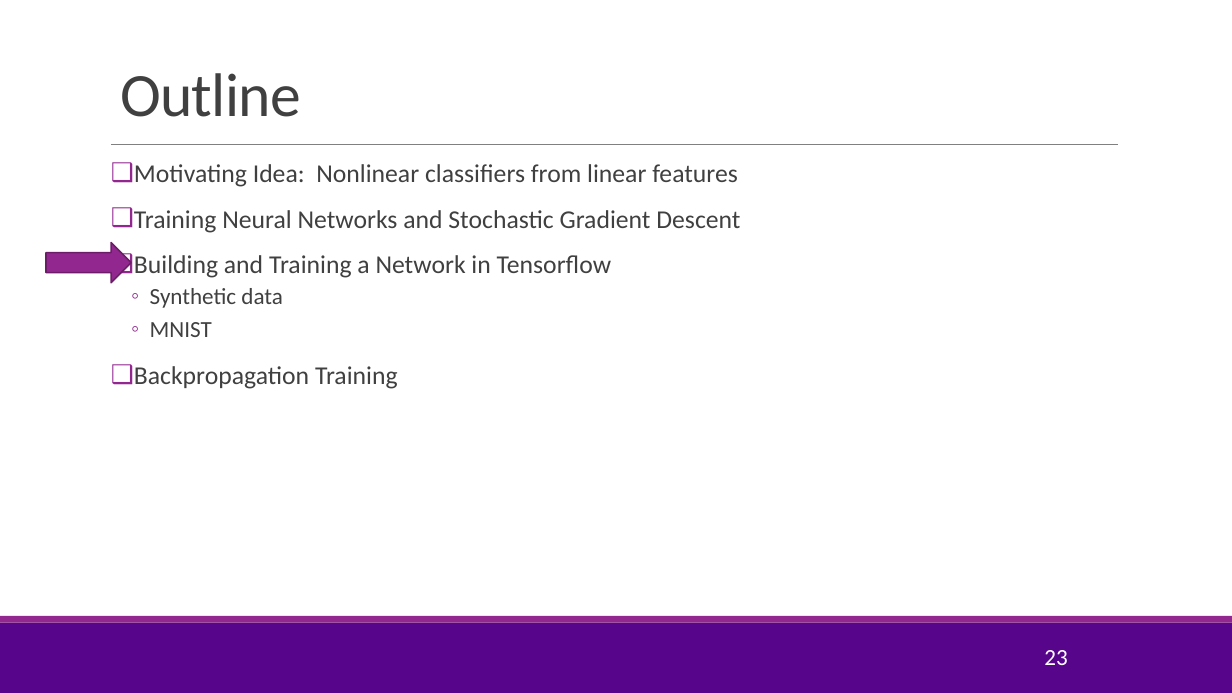
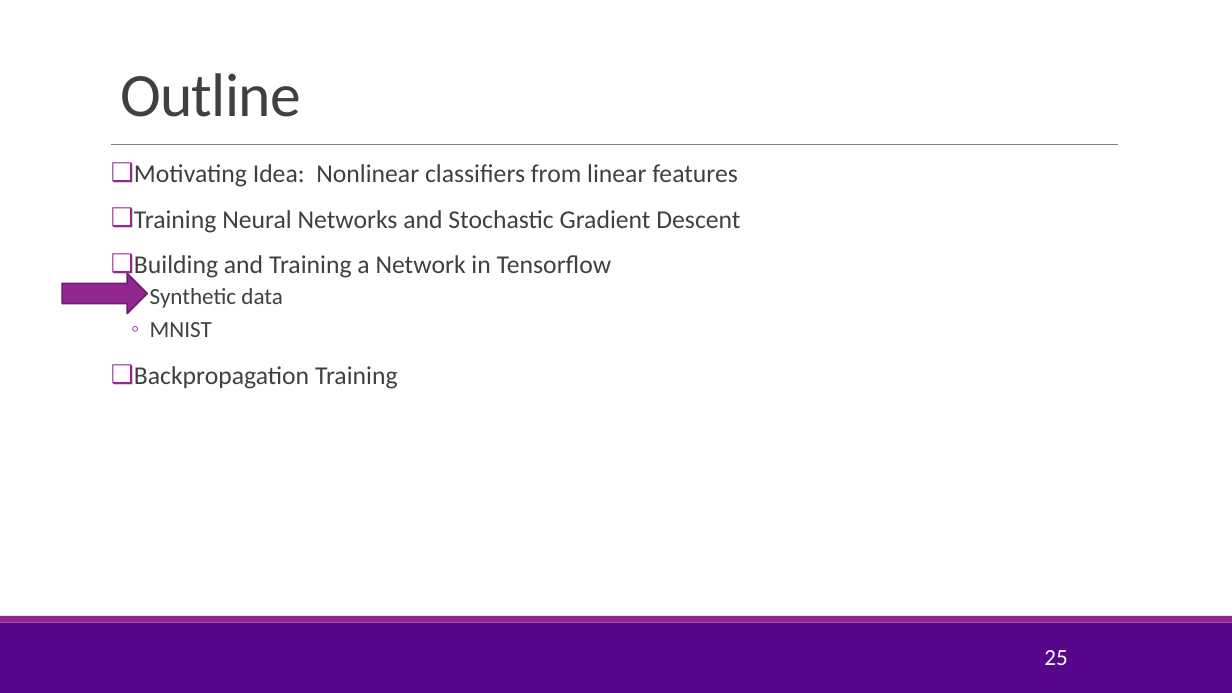
Before and after one commit to sdrangan/introml, a slide deck: slide 25 of lectures/Lect09_NeuralNet.pptx (slide 23 before the commit). Drawn at 1232x693 pixels with LibreOffice and Linux fonts; fonts in the diff are those of the drawing; background and template pictures are left out. Boxes give left, top, right and bottom in pixels: in the first picture for what was removed or moved away, otherwise in the second. Text is boxed around its words. In the diff, an @@ line names an element or a change of style, - is before the commit and + after.

```diff
--- a/lectures/Lect09_NeuralNet.pptx
+++ b/lectures/Lect09_NeuralNet.pptx
@@ right arrow: place and size @@
-right arrow at [46, 242, 131, 282]
+right arrow at [62, 274, 147, 313]
@@ page number at [1044, 650, 1067, 665]: text changed @@
-23
+25
```
Also in this commit, not shown: 9 other slides changed, 4 slides added, 1 other file.
